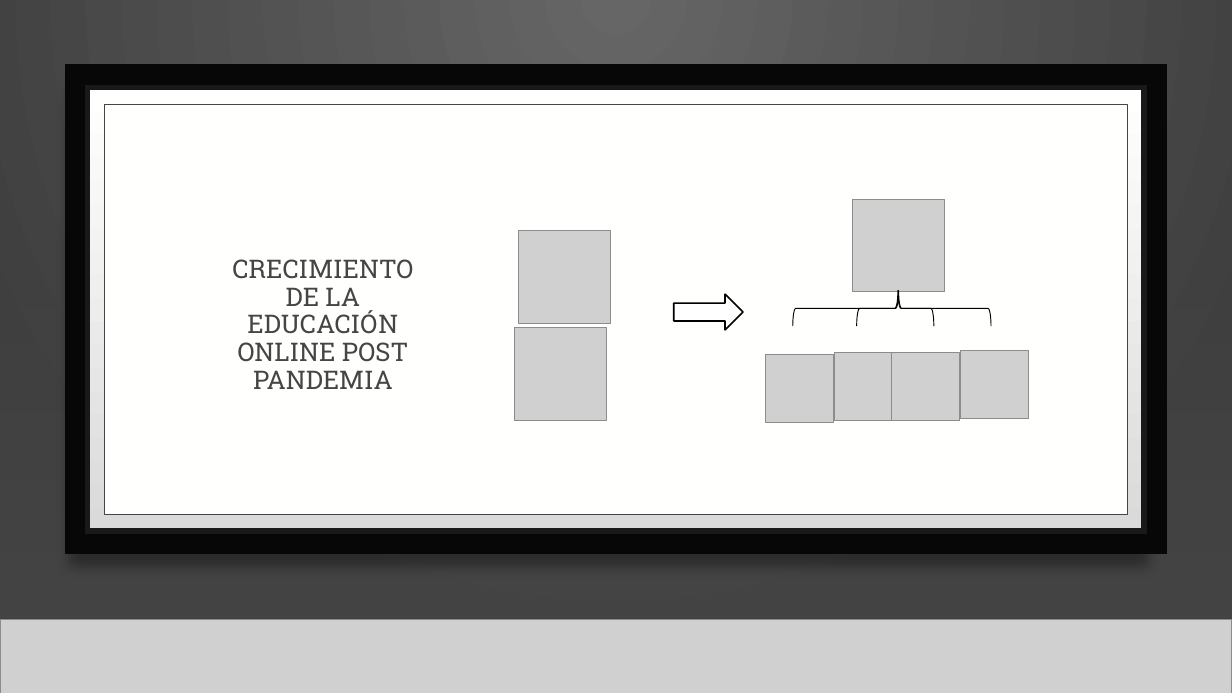
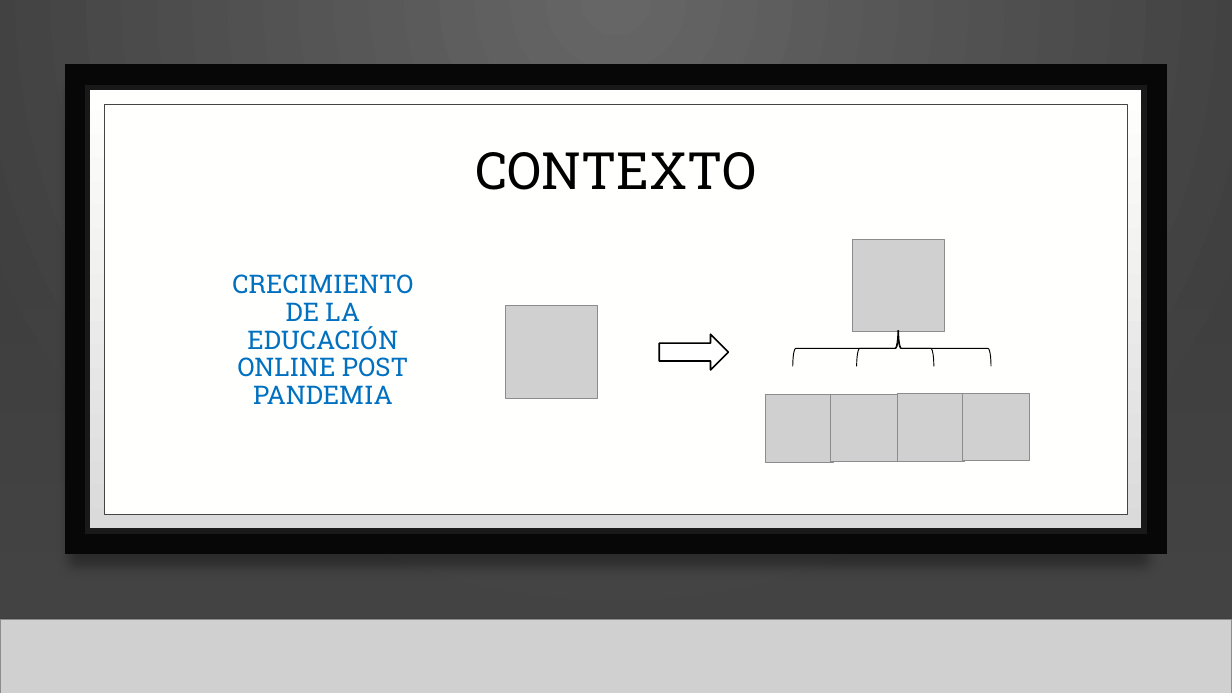
Before and after one commit to Matias-Ibarra/Proyecto_ML, a slide deck: slide 3 of docs/presentación.pptx (slide 4 before the commit). Drawn at 1232x693 pixels with LibreOffice and Linux fonts; fonts in the diff are those of the drawing; grey boxes stand for pictures; background and template pictures are left out. Boxes give left, top, right and bottom in pixels: in the first picture for what was removed or moved away, otherwise in the second. Text is boxed around its words. In the diff, an @@ line names an element or a change of style, - is before the commit and + after.

```diff
--- a/docs/presentación.pptx
+++ b/docs/presentación.pptx
@@ text added at [476, 152, 757, 190], 40 pt, text #000000 @@
+CONTEXTO
@@ title "CRECIMIENTO DE LA EDUCACIÓN ONLINE ...": place and size @@
-title "CRECIMIENTO DE LA EDUCACIÓN ONLINE ..." at [232, 259, 413, 389]
+title "CRECIMIENTO DE LA EDUCACIÓN ONLINE ..." at [232, 274, 413, 404]
@@ title "CRECIMIENTO DE LA EDUCACIÓN ONLINE ..." at [232, 274, 413, 404]: text colour #454545 to #0070C0 @@
@@ picture: place and size @@
-picture at [518, 231, 611, 323]
+picture at [506, 306, 598, 398]
@@ picture removed at [515, 328, 607, 421] @@
@@ right arrow: place and size @@
-right arrow at [674, 294, 743, 330]
+right arrow at [659, 335, 728, 371]
@@ 2 pictures, 2 left braces: place and size @@
-2 pictures, 2 left braces at [766, 200, 992, 422]
+2 pictures, 2 left braces at [766, 239, 992, 462]
@@ picture: place and size @@
-picture at [836, 353, 903, 421]
+picture at [831, 395, 898, 462]
@@ picture: place and size @@
-picture at [892, 353, 959, 421]
+picture at [897, 394, 965, 461]
@@ picture: place and size @@
-picture at [961, 351, 1029, 419]
+picture at [963, 394, 1031, 461]
```
Also in this commit, not shown: 6 other slides changed, 1 slide added, 1 slide removed.
